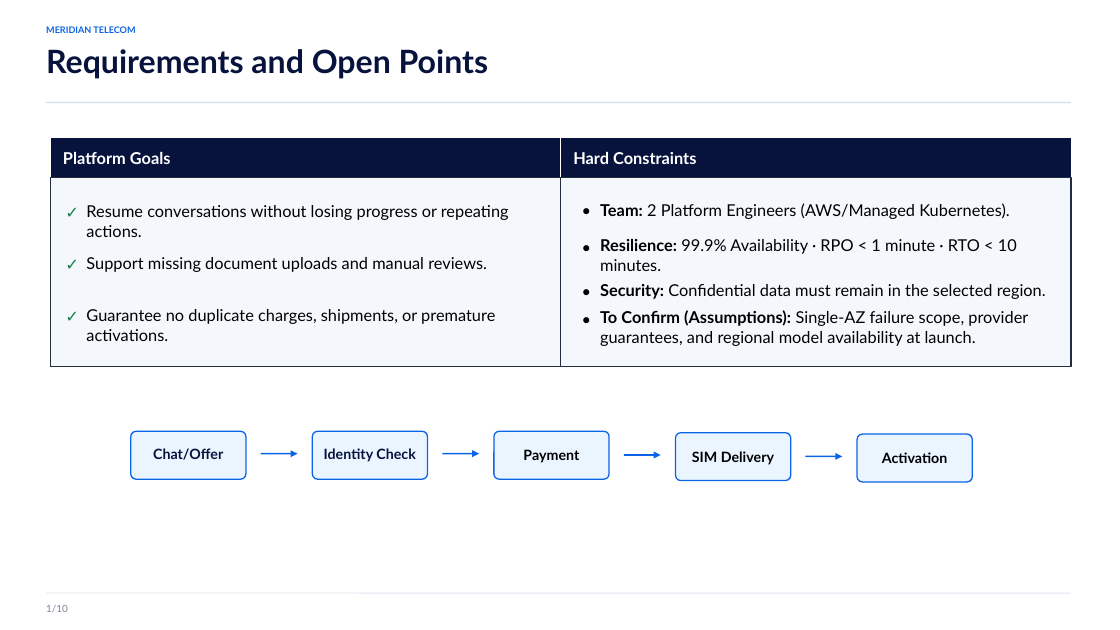
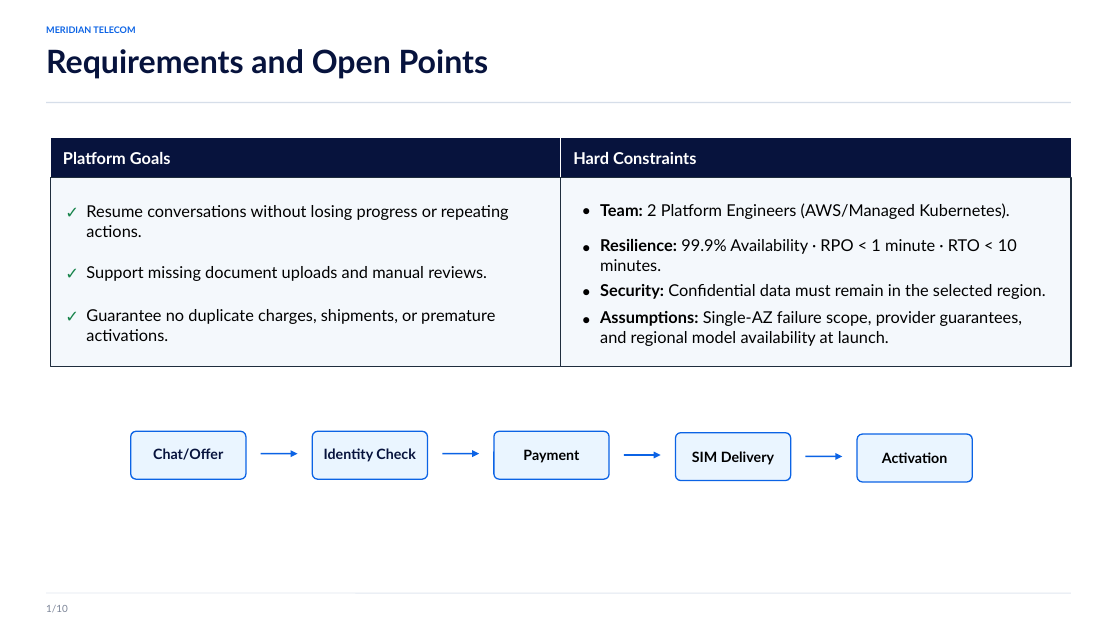
Before and after one commit to mattia-vincenzi/Meridian-Telecom, a slide deck: slide 2 of presentation/meridian_mattia_vincenzi.pptx. Drawn at 1120x630 pixels with LibreOffice and Linux fonts; fonts in the diff are those of the drawing. Boxes give left, top, right and bottom in pixels: in the first picture for what was removed or moved away, otherwise in the second. Text is boxed around its words. In the diff, an @@ line names an element or a change of style, - is before the commit and + after.

```diff
--- a/presentation/meridian_mattia_vincenzi.pptx
+++ b/presentation/meridian_mattia_vincenzi.pptx
@@ text "✓": place and size @@
-text "✓" at <box>66,255,79,270</box>
+text "✓" at <box>66,263,79,278</box>
@@ text "Support missing document uploads and ...": place and size @@
-text "Support missing document uploads and ..." at <box>86,257,487,272</box>
+text "Support missing document uploads and ..." at <box>86,266,487,281</box>
@@ text at <box>600,311,1023,346</box>: text changed @@
-To Confirm (Assumptions): Single-AZ failure scope, provider guarantees, and regional model availability at launch.
+Assumptions: Single-AZ failure scope, provider guarantees, and regional model availability at launch.
```
Also in this commit, not shown: 10 other slides changed, 1 slide added.
